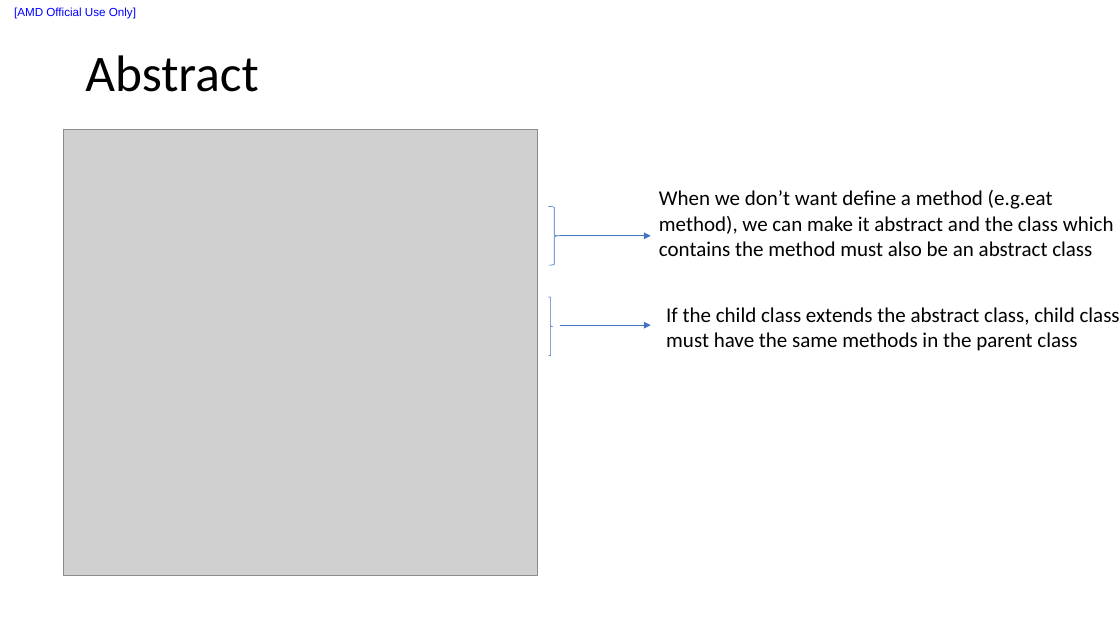
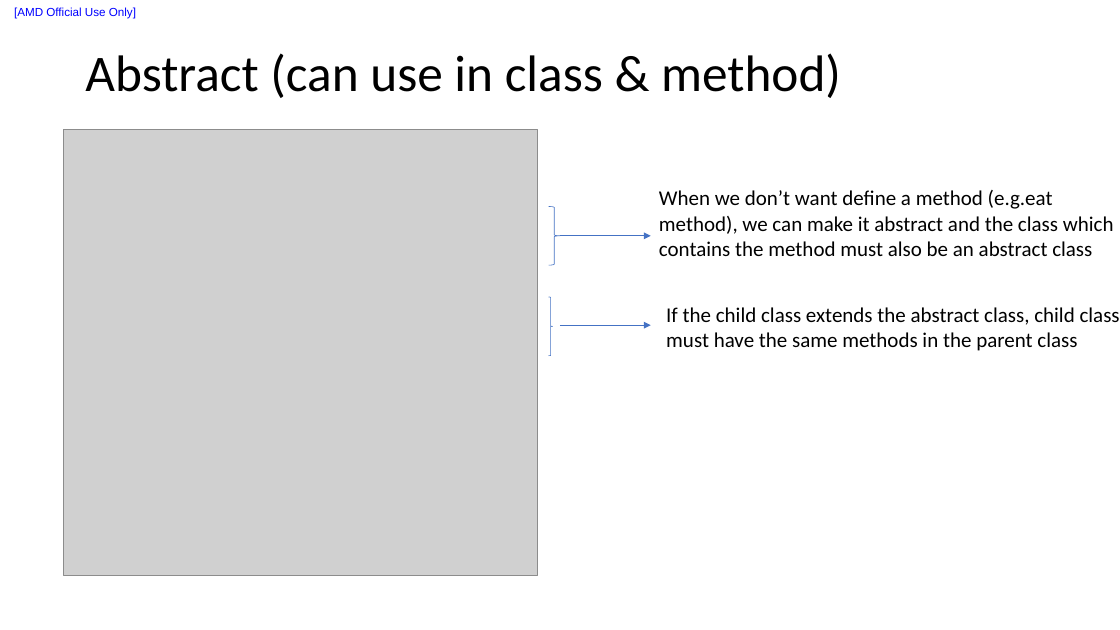
Before and after one commit to liuxu-github-ui/Java, a slide deck: slide 11 of Java_notes.pptx. Drawn at 1120x630 pixels with LibreOffice and Linux fonts; fonts in the diff are those of the drawing; grey boxes stand for pictures. Boxes give left, top, right and bottom in pixels: in the first picture for what was removed or moved away, otherwise in the second. Text is boxed around its words. In the diff, an @@ line names an element or a change of style, - is before the commit and + after.

Commit message:
abstract and final keyword

```diff
--- a/Java_notes.pptx
+++ b/Java_notes.pptx
@@ title at bbox=[85, 53, 841, 98]: text changed @@
-Abstract
+Abstract (can use in class & method)
```
Also in this commit, not shown: 1 slide added.
